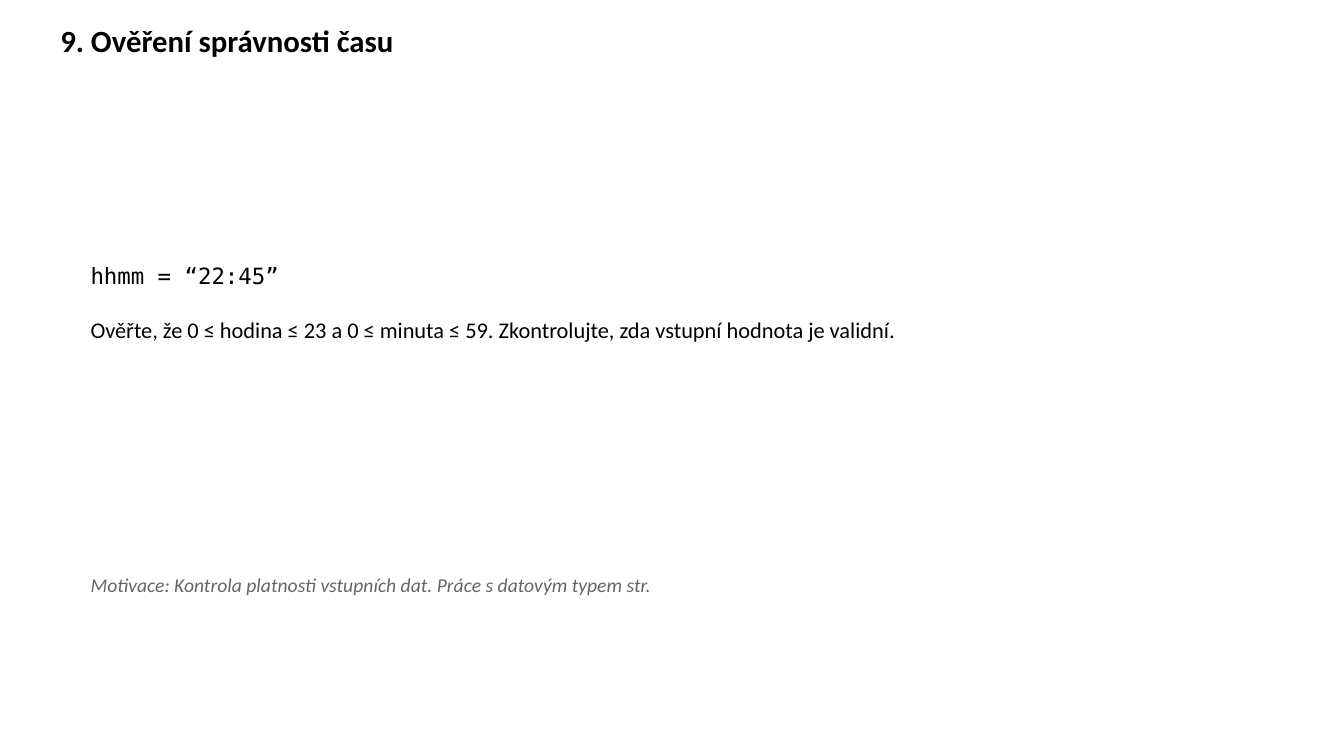
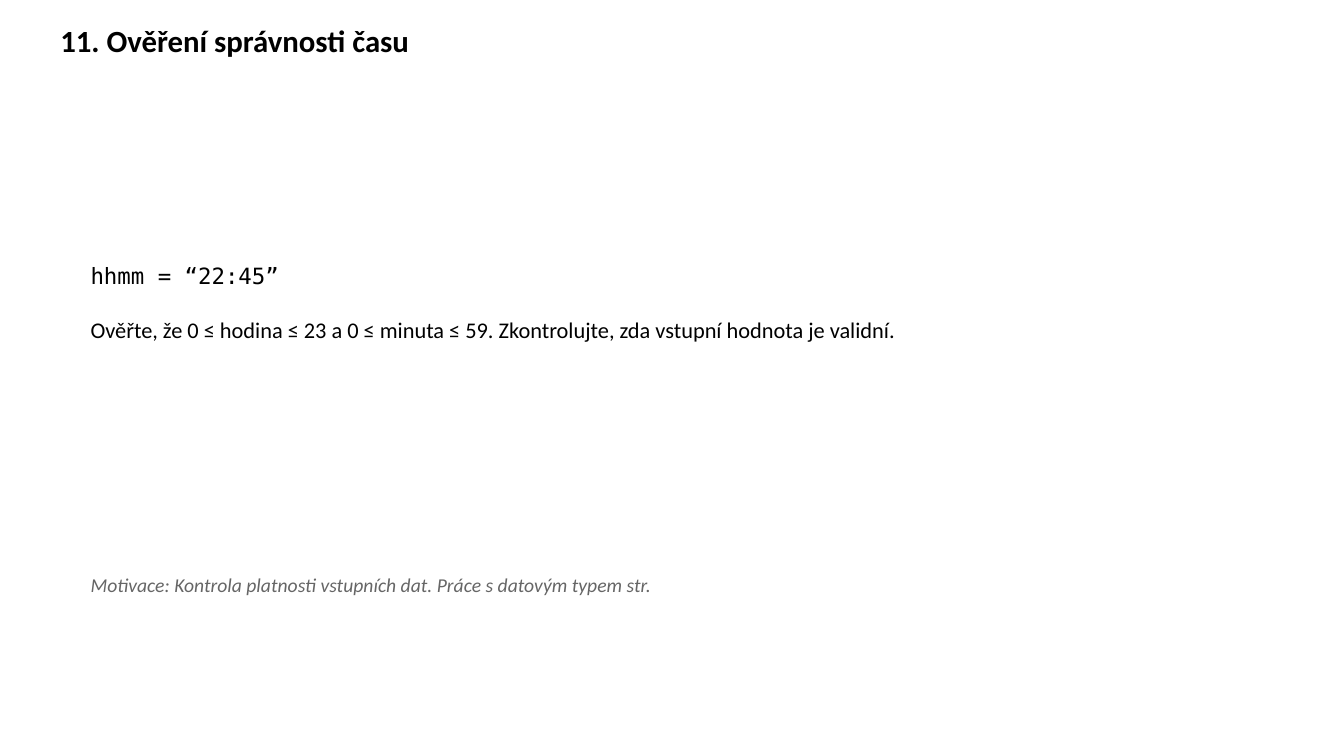
Before and after one commit to k155cvut/uvin, a slide deck: slide 12 of cviceni/cv4/uvin_cv4.pptx (slide 10 before the commit). Drawn at 1344x756 pixels with LibreOffice and Linux fonts; fonts in the diff are those of the drawing. Boxes give left, top, right and bottom in pixels: in the first picture for what was removed or moved away, otherwise in the second. Text is boxed around its words. In the diff, an @@ line names an element or a change of style, - is before the commit and + after.

```diff
--- a/cviceni/cv4/uvin_cv4.pptx
+++ b/cviceni/cv4/uvin_cv4.pptx
@@ text at [60,30,409,57]: text changed @@
-9. Ověření správnosti času
+11. Ověření správnosti času
```
Also in this commit, not shown: 10 other slides changed, 2 slides added, 1 other file.
